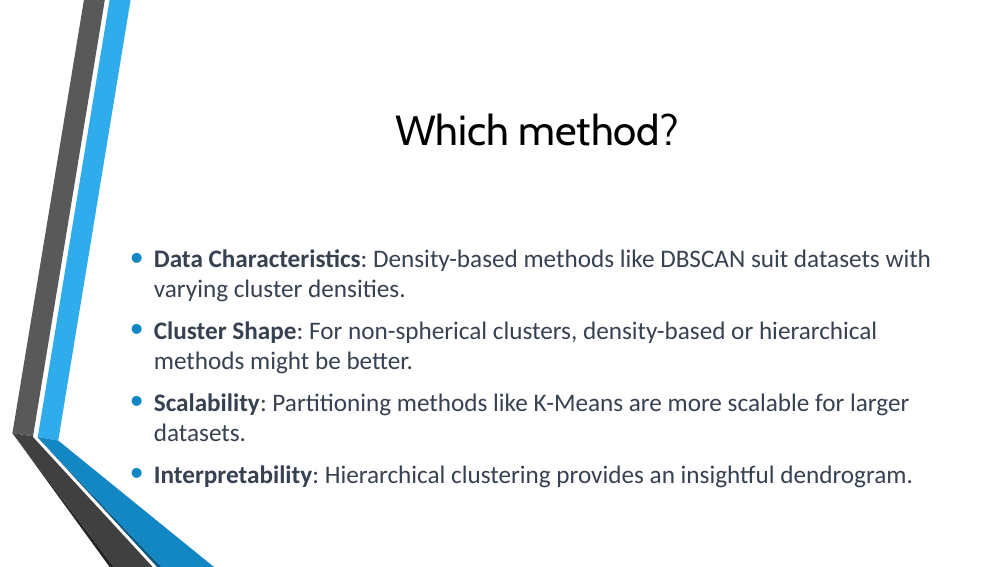
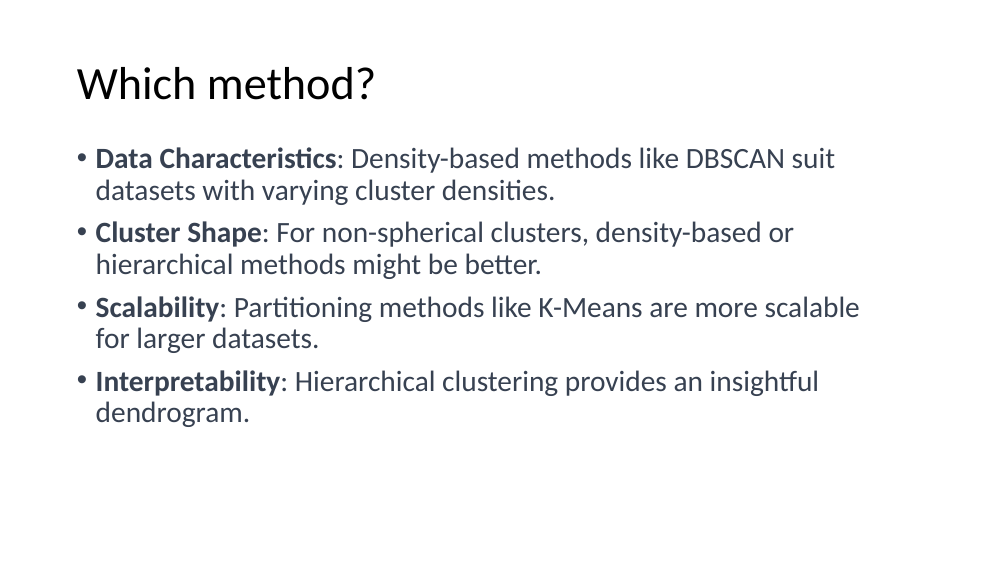
Before and after one commit to SC-One/ClusteringDataStream, a slide deck: slide 9 of Presentation/Data Mining in clustering.pptx (slide 16 before the commit). Drawn at 1008x567 pixels with LibreOffice and Linux fonts; fonts in the diff are those of the drawing; background and template pictures are left out. Boxes give left, top, right and bottom in pixels: in the first picture for what was removed or moved away, otherwise in the second. Text is boxed around its words. In the diff, an @@ line names an element or a change of style, - is before the commit and + after.

```diff
--- a/Presentation/Data Mining in clustering.pptx
+++ b/Presentation/Data Mining in clustering.pptx
@@ title "Which method?": place and size @@
-title "Which method?" at [395, 113, 679, 146]
+title "Which method?" at [77, 67, 376, 100]
@@ title "Which method?" at [77, 67, 376, 100]: size 40 to 44 pt, font Cabin to Calibri; alignment centre to left; line spacing 1 to 0.9 @@
@@ text "Data Characteristics: Density-based methods like ...": place and size @@
-text "Data Characteristics: Density-based methods like ..." at [154, 249, 931, 488]
+text "Data Characteristics: Density-based methods like ..." at [96, 147, 860, 427]
@@ text "Data Characteristics: Density-based methods like ..." at [96, 147, 860, 427]: size 24 to 28 pt; indent changed; line spacing 1 to 0.9; vertical alignment middle to top @@
@@ group removed at [12, 0, 214, 567]: 6 freeform shapes @@
```
Also in this commit, not shown: 13 other slides changed, 5 slides added, 11 slides removed.
